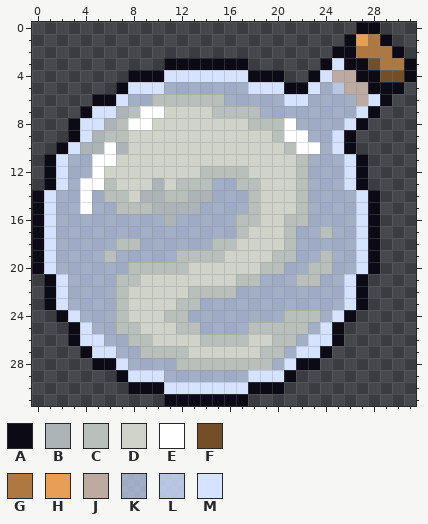
Pixel-art file: Assets/Project/Textures/Jacob/BottledEssenceBase.aseprite. That is the earlier state.
32x32 pixels, 1 frame.
Visible layers, top first: "bottle", "yellow".
Palette (. is transparent): A #0c0a15  B #adb4b8  C #b9bfbb  D #cfd3ca  E #ffffff  F #734e29  G #af7841  H #e89e54  J #bdaaa1  K #cbdbfcb2  L #cbdbfcda  M #d5e3ff
Pixels before, first column x 0:
 0 ...........................AA...
 1 ..........................AHGA..
 2 .........................AAGGGA.
 3 ...........AAAAAAA......AMAAFGGA
 4 ........AAAMMMMMMMAAA..AMJJAAFFA
 5 .......AMMMKKKKKKKMMMAAMKLJJAAA.
 6 .....AAMKKCCCCCCKKKKKMMKKKKJMA..
 7 ....AMMBCEEDDDDCCCCKKKKKKKKMA...
 8 ...AMMBCEEDDDDDDDDCCCEKKKKMA....
 9 ...AMBCCDDDDDDDDDDDDCEEKKMA.....
10 ..AMBBEBDDDDDDDDDDDDDCEEKMA.....
11 .AMKKEEDDDDDDDDDDDDDDDCKKKMA....
12 .AMKKEDDDDDDDDCCCCDDDDCKKKMA....
13 .AMKEECDDDBDCCCKKCCDDDCKKKMA....
14 AMKKEKCCDBBCCBBKKKCDDDCKKKKMA...
15 AMKKEKKCCCBBBBKKKKCDDDCKKKKMA...
16 AMKKKKKKKKKBKKKKKCCDDCCKKKKMA...
17 AMKKKKKKKKKKKKKKKCDDDCKKCKKMA...
18 AMKKKKKCCKKKKKKCCDDDDCKKKKKMA...
19 AMKKKKCKKKKKCCCCDDDDCCKKCKKMA...
20 AMKKKKKKCCCCCDDDDDDCCKKCCKKMA...
21 .AMKKKKCCDDDDDDDDCCKKKCCKKMA....
22 .AMKKKKCDDDDDCCCCKKKKKKKKKMA....
23 .AMKKKKCDDDDCCKKKKKKKKKKKKMA....
24 ..AMKKKCDDDCCKKKKKKKKCCCKMA.....
25 ...AMKKCCDDDCCKKKKCCCCCKMA......
26 ...AMMKKCCDDDDCCCCDDCCKMMA......
27 ....AMMKKCCCCDDDDDDCCKMMA.......
28 .....AAMKKKKCCCCCCCCKMAA........
29 .......AMMMKKKKKKKMMMA..........
30 ........AAAMMMMMMMAAA...........
31 ...........AAAAAAA..............
After:
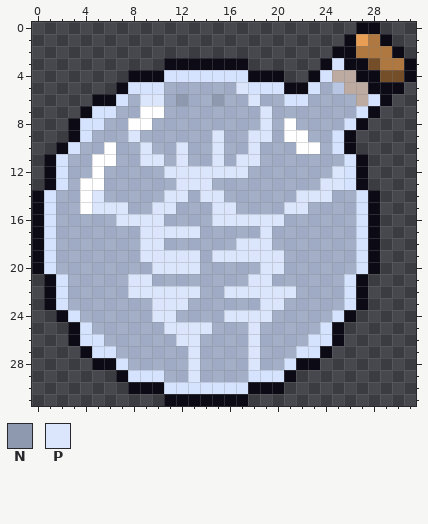
Colours new in this view: N #8e99b0  P #dbe6fd
Commit message: essence flavor text
Diff:
layer "Skeleton" added
layer "yellow" now hidden
Changed rows in their new state; - is an unchanged pixel.
first column x 4:
 5 -------------P--------
 6 -----PPKNKKN--P-------
 7 ---KK--KKKKKKKKP------
 8 --KK--KKKKKKKKKPK-----
 9 -KKKPKKKKKKPKKPPK-----
10 KK-KKPKKPKKPKKPKKK----
11 ---KKPPKPKKPKPPKKKK---
12 --KKKKKPPPPPPPKKKKK--P
13 --KKKKKKPPP--KKKKKK-PP
14 -PKKKKKPPKPP--KKKKPPP-
15 -PPPKKPPKK-PP-KKKPP---
16 ---PPPPK---PPPPPPKK---
17 -----PPPPP---KKPKK--K-
18 ---KKPP----KKPPPKK----
19 --K--PPPPPKPPPPPPK--K-
20 ----KKPPPPKKKKKPP--KK-
21 ---KPPKKKKKKKKPP--KK--
22 ---KPPPPPPKKPPPPPP----
23 ---KKKPPPK-----PP-----
24 ---KKKPPK---PPPP-KKK--
25 ---KKKKPPPP---PKKKK---
26 ----KKKKPPKKKKPKKK----
27 -----KKKKPKKKKPKK-----
28 --------KPKKKKPK------
29 ---------P------------
